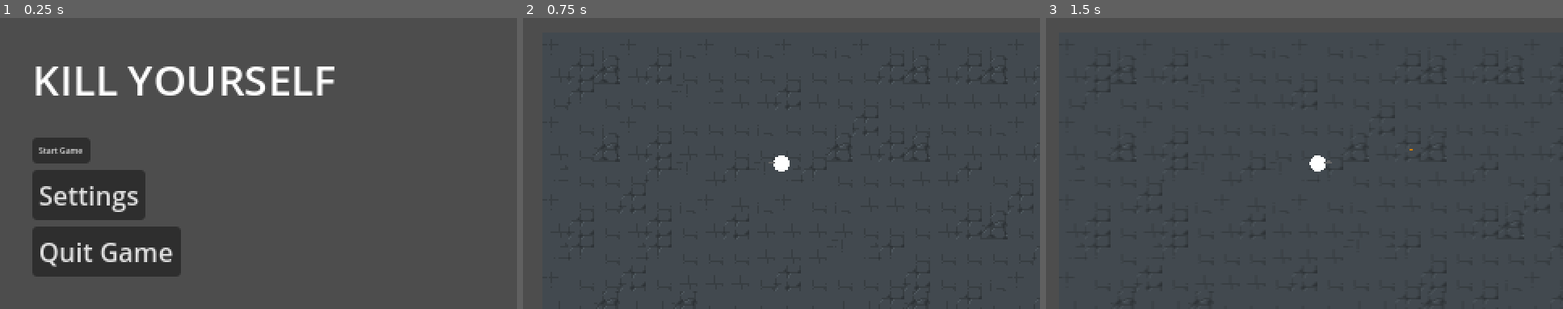
Above: before the commit, frames 1-3 (left to right).
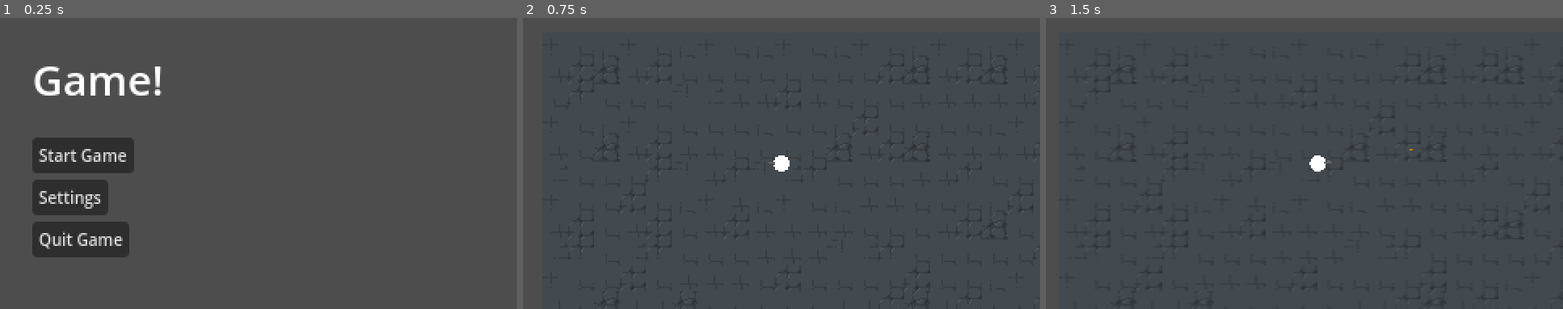
Above: after the commit, the same moments.

Repository: Spookyinator/TroglodyteCSGame
Game: Godot game, scene res://menu.tscn
Two runs of this game, one before a commit and one after it. Both use one fixed random seed, a clock stepped at 60 frames per second and the inputs below. The project has no main scene, so this scene is started directly.
Inputs (mouse positions are in pixels of both pictures, inside the frame that each line leads up to):
- Up to frame 1 (0.25 s): no input
- Up to frame 2 (0.75 s): click "Start Game" at 0.5 s
- Up to frame 3 (1.5 s): tap Enter at 1.25 s; move the mouse to (1418, 148) at 1.27 s; hold D (Right) from 1.28 s (still down); click (1418, 148) at 1.35 s

The runs differ from the first frame. In frame 1, 10% of the frame differs, in the area x 6-65%, y 16-89%; in frame 2, less than 0.1%; in frame 3, nothing differs.

Commit message:
ermmm

Diff:
--- a/CSPGame/Enemies/enemyTest.gd
+++ b/CSPGame/Enemies/enemyTest.gd
@@ -52,13 +52,13 @@
 func update_health():
 	var hitbox = $Hitbox
 	var health = hitbox.health
+	var max_health = hitbox.max_health
 	var health_bar = $HealthBar
-	health_bar.value = health * 6.66666667
-
-	if health >= 100:
-		health_bar.visible = false
-	else:
-		health_bar.visible = true
+	var health_percent = health/max_health
+	if health >= 1:
+		health_bar.value = health_percent * 100
+	if health <= 0:
+		health_bar.value = 0
 
 func _on_hitbox_no_health():
 	queue_free()
--- a/CSPGame/Enemies/enemyTest.tscn
+++ b/CSPGame/Enemies/enemyTest.tscn
@@ -58,7 +58,8 @@
 [node name="Hitbox" parent="." instance=ExtResource("3_idumi")]
 collision_layer = 0
 collision_mask = 2
-health = 15
+max_health = 15.0
+health = 15.0
 
 [node name="HealthBar" type="ProgressBar" parent="."]
 modulate = Color(1, 0, 0, 1)
--- a/CSPGame/Hitboxes & Hurtboxes/hitbox.gd
+++ b/CSPGame/Hitboxes & Hurtboxes/hitbox.gd
@@ -1,11 +1,12 @@
 extends Area2D
 
-@export var health = 3
+@export var max_health = 3.0
+@export var health = 3.0
 
 signal noHealth
 
 func _physics_process(delta):
-	if health <=0:
+	if health <= 0:
 		emit_signal("noHealth")
 
 func _on_area_entered(area):
--- a/CSPGame/World/level.tscn
+++ b/CSPGame/World/level.tscn
@@ -216,5 +216,4 @@
 [node name="Spawn4" type="Marker2D" parent="."]
 position = Vector2(0, 190)
 
-[connection signal="playerDead" from="Player" to="Zombie" method="_on_player_player_dead"]
 [connection signal="timeout" from="ZombieTimer" to="." method="_on_zombie_timer_timeout"]
--- a/CSPGame/menu.tscn
+++ b/CSPGame/menu.tscn
@@ -27,7 +27,7 @@
 [node name="Title" type="Label" parent="MarginContainer/VBoxContainer"]
 layout_mode = 2
 theme_override_font_sizes/font_size = 26
-text = "KILL YOURSELF"
+text = "Game!"
 
 [node name="MarginContainer" type="MarginContainer" parent="MarginContainer/VBoxContainer"]
 layout_mode = 2
@@ -36,17 +36,19 @@
 [node name="Start" type="Button" parent="MarginContainer/VBoxContainer"]
 layout_mode = 2
 size_flags_horizontal = 0
-theme_override_font_sizes/font_size = 5
+theme_override_font_sizes/font_size = 10
 text = "Start Game"
 
 [node name="Settings" type="Button" parent="MarginContainer/VBoxContainer"]
 layout_mode = 2
 size_flags_horizontal = 0
+theme_override_font_sizes/font_size = 10
 text = "Settings"
 
 [node name="Quit" type="Button" parent="MarginContainer/VBoxContainer"]
 layout_mode = 2
 size_flags_horizontal = 0
+theme_override_font_sizes/font_size = 10
 text = "Quit Game
 "
 
